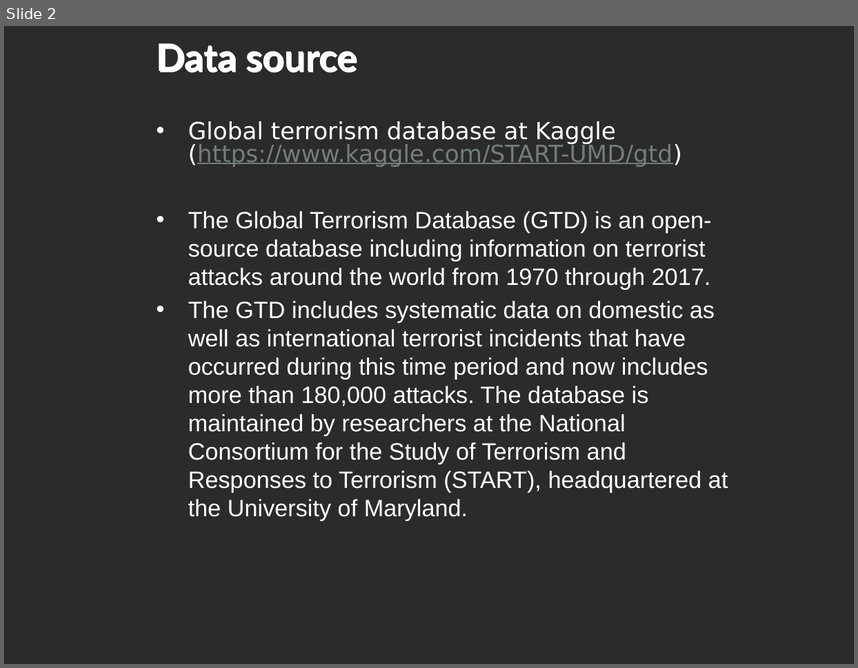
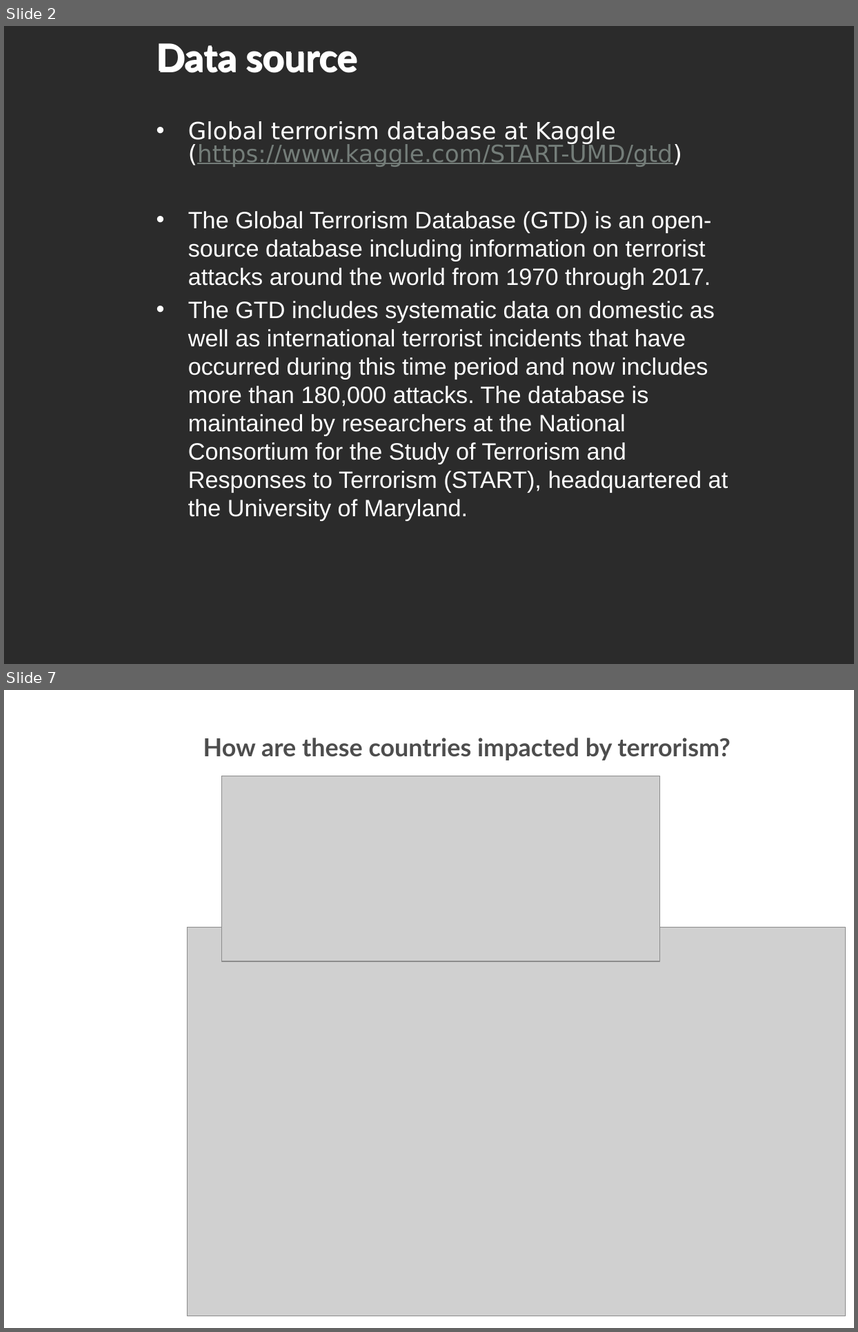
Before and after one commit to ImAFK/NTUST-Big-Terrorism, a slide deck: BigDataSlides.pptx. Shown one above the other, each under a label of ours: slide 2 before the commit, slides 2 and 7 after it; the slides between them are not shown. The pictures are 858x668 and 858x1332 pixels, drawn with LibreOffice and Linux fonts; fonts in the diff are those of the drawing; grey boxes stand for pictures; background and template pictures are left out; a plain dark background stands for a picture behind light text. Boxes give left, top, right and bottom in pixels: in the first picture for what was removed or moved away, otherwise in the second. Text is boxed around its words. In the diff, an @@ line names an element or a change of style, - is before the commit and + after.

```diff
--- a/BigDataSlides.pptx
+++ b/BigDataSlides.pptx
@@ slide 7 added at box(4, 690, 854, 1328), background picture (left out) @@
@@ text added at box(203, 738, 730, 760), 21 pt, text #4D4D4D, bold @@
+How are these countries impacted by terrorism?
@@ picture added at box(221, 776, 660, 961) @@
@@ picture added at box(188, 927, 846, 1316) @@
```
Also in this commit, not shown: 2 other slides changed, 9 other slides added.
